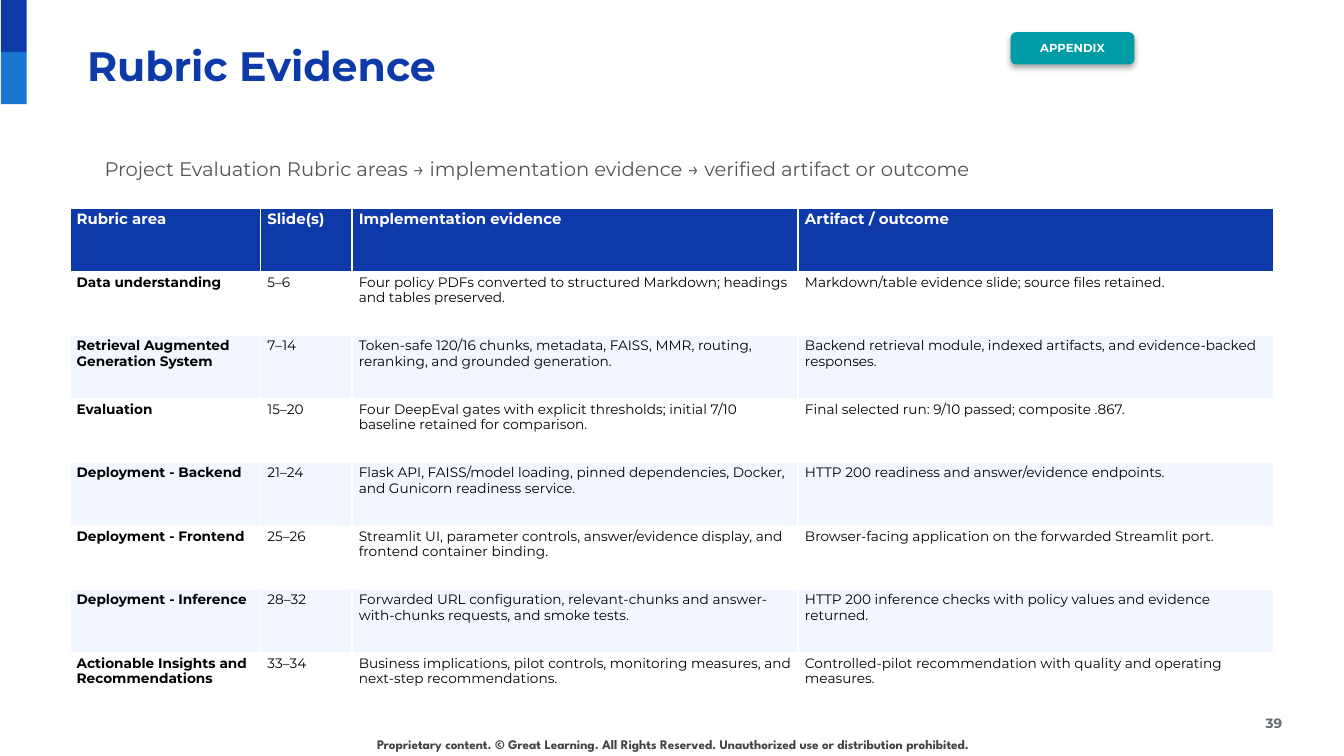
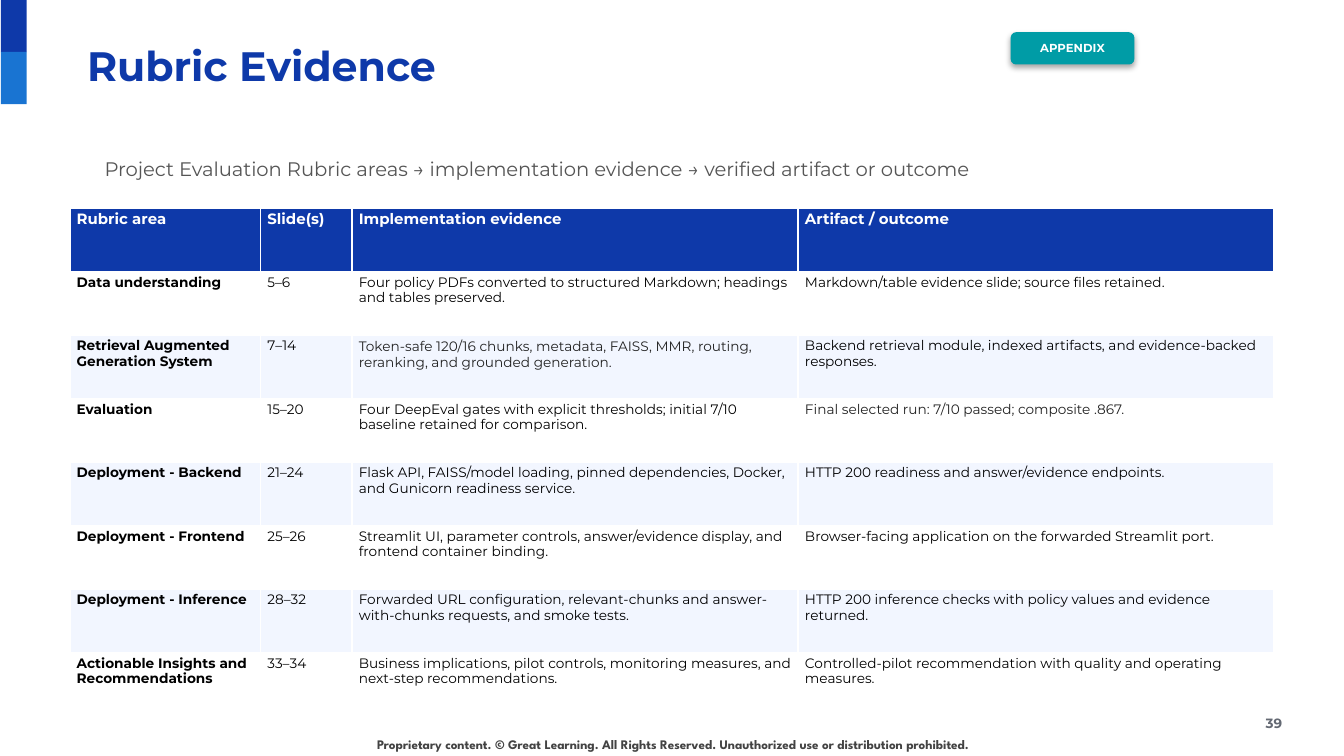
Before and after one commit to raovutukoor1/aurora-stay-qna-120-token-option, a slide deck: slide 39 of presentations/Aurora_Stays_RAG_120_Token_Option.pptx. Drawn at 1344x756 pixels with LibreOffice and Linux fonts; fonts in the diff are those of the drawing; background and template pictures are left out. Boxes give left, top, right and bottom in pixels: in the first picture for what was removed or moved away, otherwise in the second. Text is boxed around its words. In the diff, an @@ line names an element or a change of style, - is before the commit and + after.

Commit message:
Update 120-token deployment slides with Codespaces validation

```diff
--- a/presentations/Aurora_Stays_RAG_120_Token_Option.pptx
+++ b/presentations/Aurora_Stays_RAG_120_Token_Option.pptx
@@ table at (70, 208, 1274, 716) @@
-row 4, column 4: Final selected run: 9/10 passed; composite .867.
+row 4, column 4: Final selected run: 7/10 passed; composite .867.
@@ text colour #000000 to #222222 in "Token-safe 120/16 chunks, metadata, FAISS, MMR, routing, ..." @@
@@ line spacing 0.95 to 1 @@
```
Also in this commit, not shown: 21 other slides changed, 1 other file.
